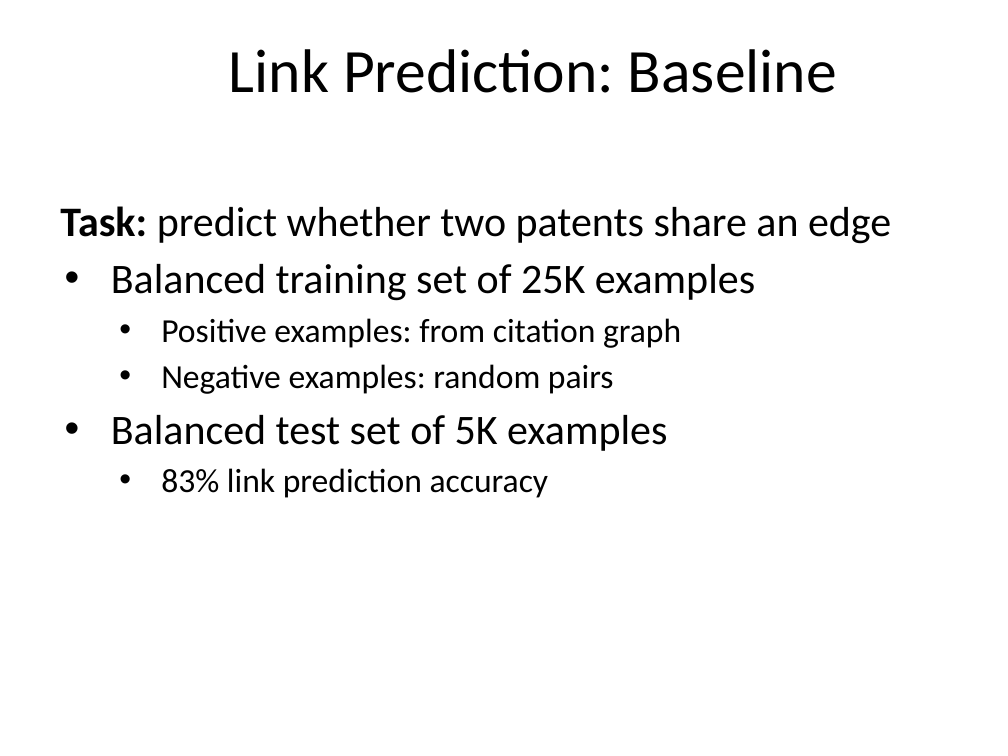
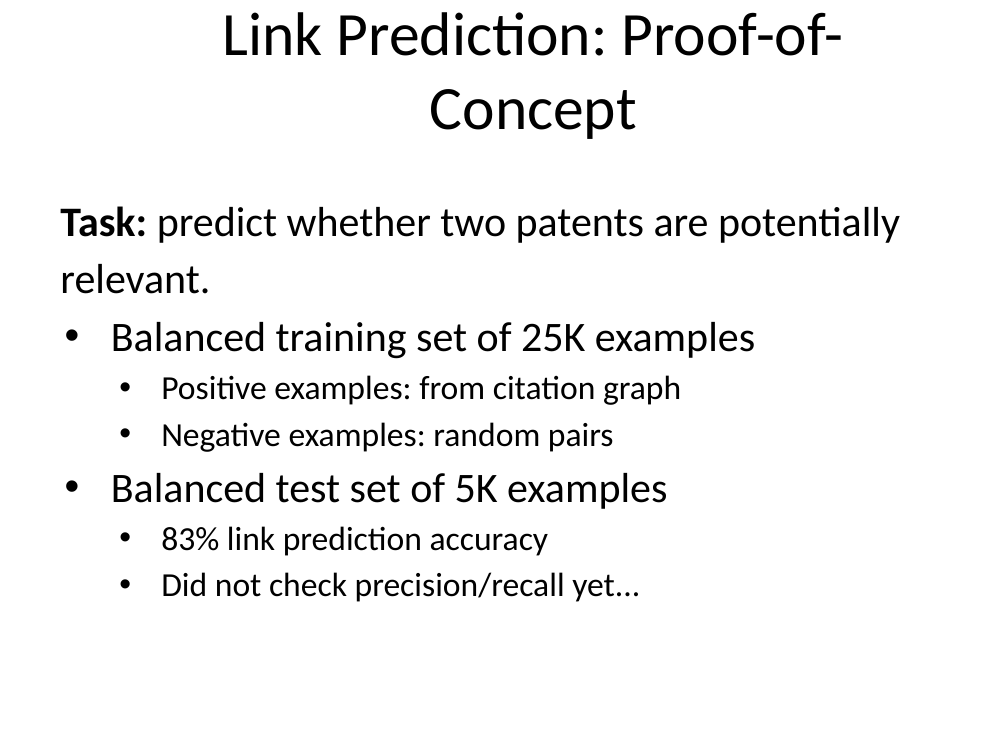
Before and after one commit to alexgittens/XDataUSPTOHackathon, a slide deck: slide 7 of XDATA_Sep2016_klevin_slides.pptx. Drawn at 1008x756 pixels with LibreOffice and Linux fonts; fonts in the diff are those of the drawing; background and template pictures are left out. Boxes give left, top, right and bottom in pixels: in the first picture for what was removed or moved away, otherwise in the second. Text is boxed around its words. In the diff, an @@ line names an element or a change of style, - is before the commit and + after.

```diff
--- a/XDATA_Sep2016_klevin_slides.pptx
+++ b/XDATA_Sep2016_klevin_slides.pptx
@@ title at bbox=[222, 12, 844, 139]: text changed @@
-Link Prediction: Baseline
+Link Prediction: Proof-of-Concept
@@ text at bbox=[60, 206, 900, 294]: text changed @@
-Task: predict whether two patents share an edge
+Task: predict whether two patents are potentially relevant.
@@ text at bbox=[161, 572, 640, 602]: paragraph added @@
+• Did not check precision/recall yet...
```
Also in this commit, not shown: 6 other slides changed.
